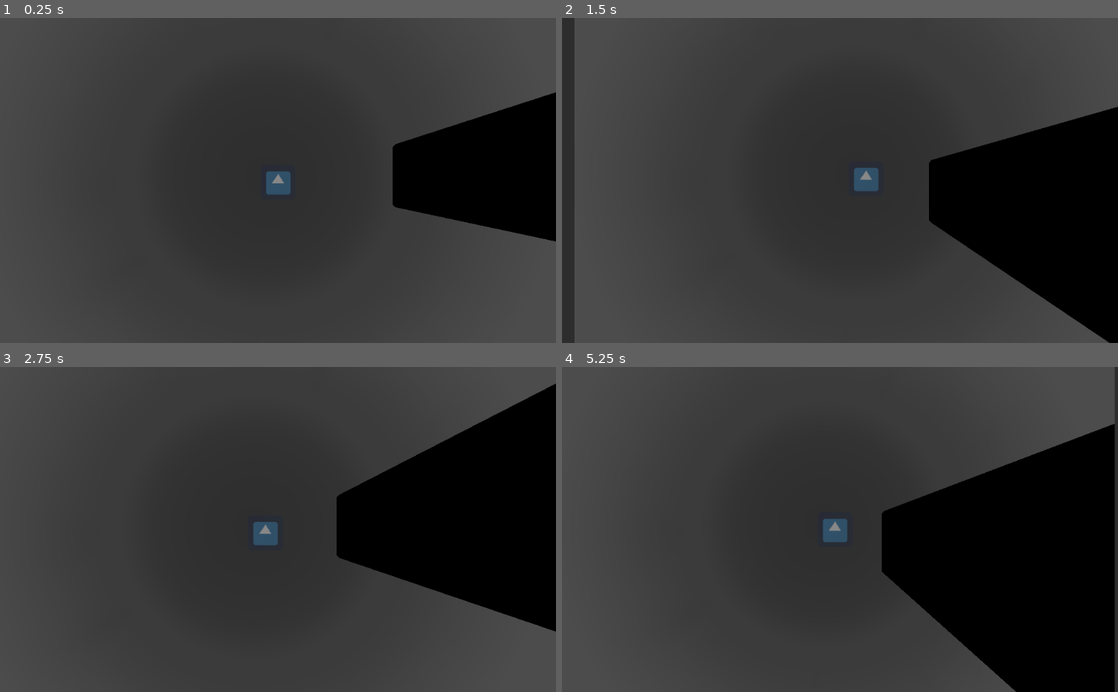
Above: before the commit, frames 1-4 (two rows, left to right).
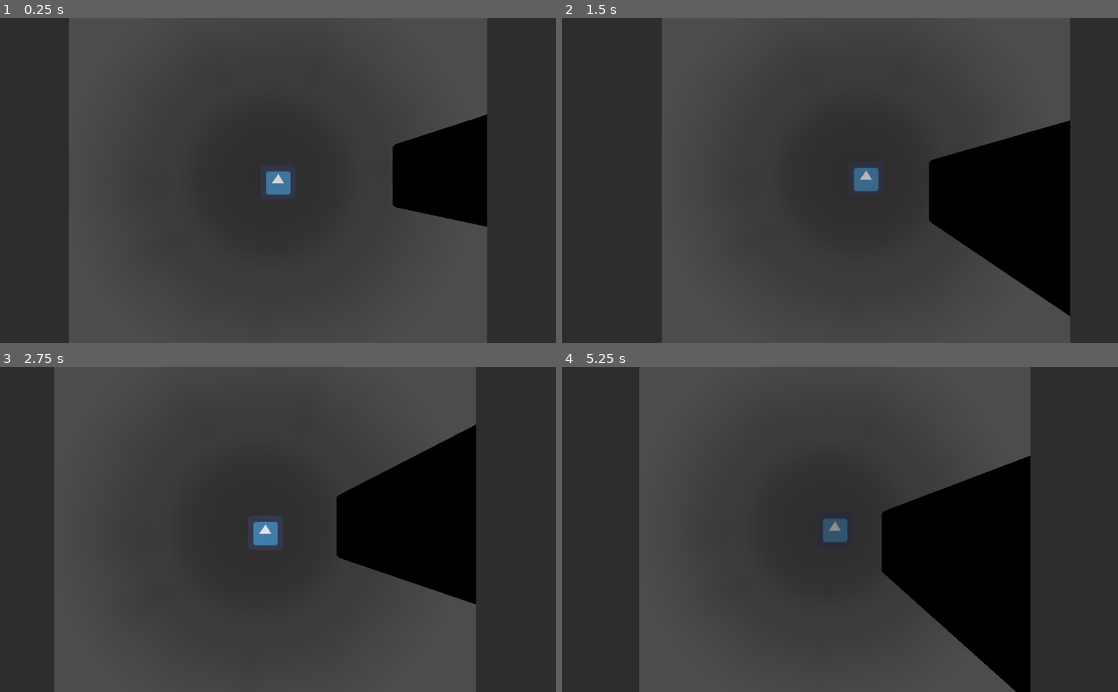
Above: after the commit, the same moments.

Repository: carlosecb/meeting_jam
Game: Godot game, scene res://Node2D.tscn
Same seed, same stepped clock (60 frames per second), same inputs: the game is played once before the commit and once after it. The engine's default icon, where the game draws it, is replaced by a stand-in: a white triangle on a blue panel in a dark square.
Inputs:
- Up to frame 1 (0.25 s): no input
- Up to frame 2 (1.5 s): hold D (right) from 0.53 s (still down); tap Space (jump) at 0.77 s
- Up to frame 3 (2.75 s): tap Space (jump) at 1.52 s; release D (right) at 2.03 s; hold A (left) from 2.03 s (still down)
- Up to frame 4 (5.25 s): release A (left) at 2.78 s; hold D (right) 2.78-4.28 s; tap Space (jump) at 3.02, 3.77, 4.52 s; hold A (left) 4.28-5.03 s; hold D (right) from 5.03 s (still down)

The runs differ from the first frame. In frame 1, 21% of the frame differs, in the area x 0-100%, y 0-100%; in frame 2, 21%; in frame 3, 20%; in frame 4, 25%.

Commit message:
Light energy

Diff:
--- a/src/Light.gd
+++ b/src/Light.gd
@@ -20,4 +20,5 @@
 
 func _process(delta):
 	time += delta
+	self.energy = 0.85 + 0.15*radium(0.4*time)
 	self.set_scale(Vector2(1.05,1.05) + 0.05*Vector2(1,1)*radium(0.4*time))
--- a/src/Player.tscn
+++ b/src/Player.tscn
@@ -30,7 +30,7 @@
 
 [node name="Light" type="Light2D" parent="."]
 texture = ExtResource( 3 )
-energy = 0.7
+texture_scale = 0.7
 mode = 3
 shadow_enabled = true
 shadow_color = Color( 0, 0, 0, 1 )
